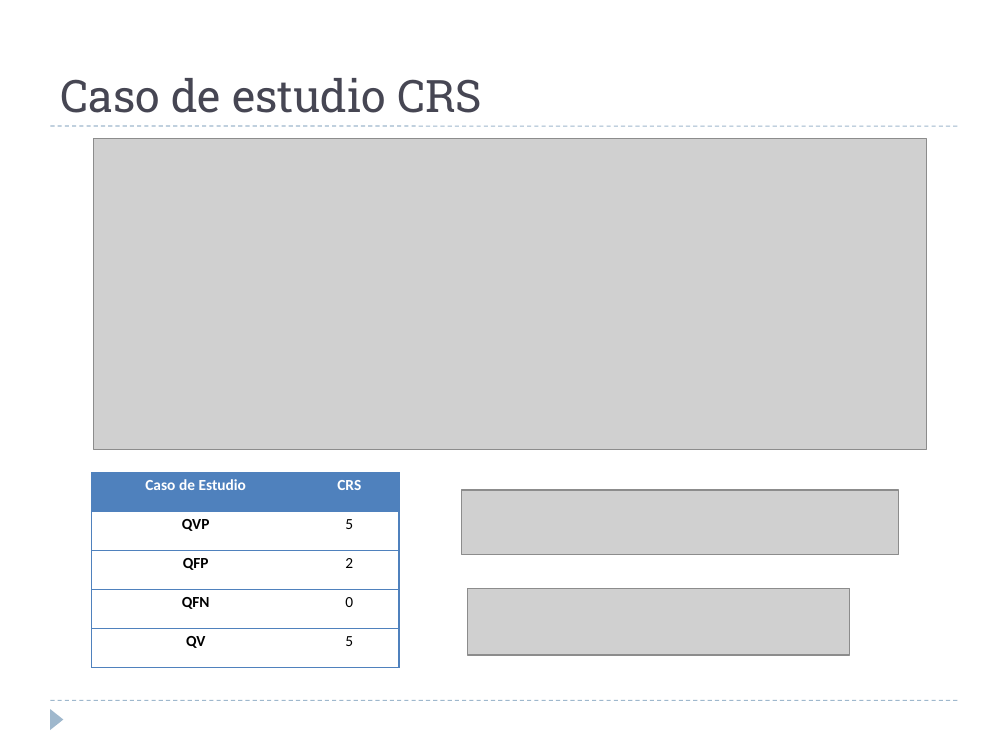
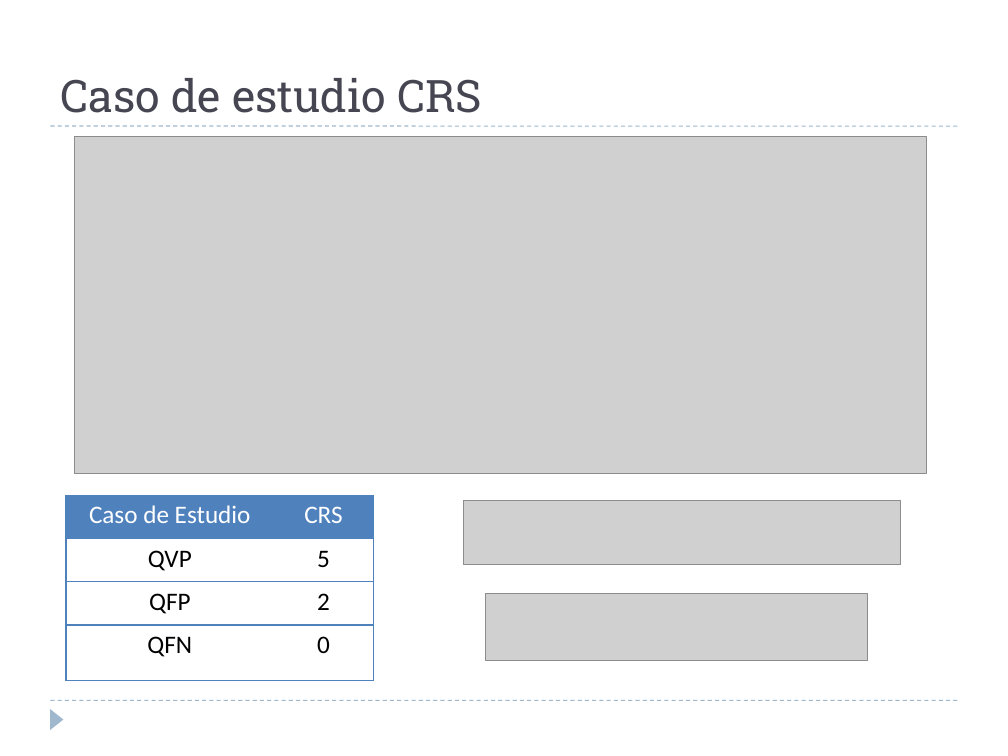
Before and after one commit to alejandrorago/qatesis2, a slide deck: slide 26 of Capitulos Finales/FilminasV0.2.pptx. Drawn at 1008x756 pixels with LibreOffice and Linux fonts; fonts in the diff are those of the drawing; grey boxes stand for pictures. Boxes give left, top, right and bottom in pixels: in the first picture for what was removed or moved away, otherwise in the second. Text is boxed around its words. In the diff, an @@ line names an element or a change of style, - is before the commit and + after.

```diff
--- a/Capitulos Finales/FilminasV0.2.pptx
+++ b/Capitulos Finales/FilminasV0.2.pptx
@@ picture resized from (x1=94, y1=139, x2=926, y2=450) to (x1=75, y1=136, x2=926, y2=474) @@
@@ table at (x1=66, y1=495, x2=373, y2=680) @@
-row 5: QV | 5
@@ table resized from (x1=92, y1=473, x2=399, y2=667) to (x1=66, y1=495, x2=373, y2=680) @@
@@ picture moved from (x1=462, y1=490, x2=899, y2=554) to (x1=463, y1=501, x2=900, y2=565) @@
@@ picture moved from (x1=468, y1=589, x2=850, y2=655) to (x1=486, y1=594, x2=868, y2=660) @@
```
Also in this commit, not shown: 2 other slides changed, 1 slide removed.
